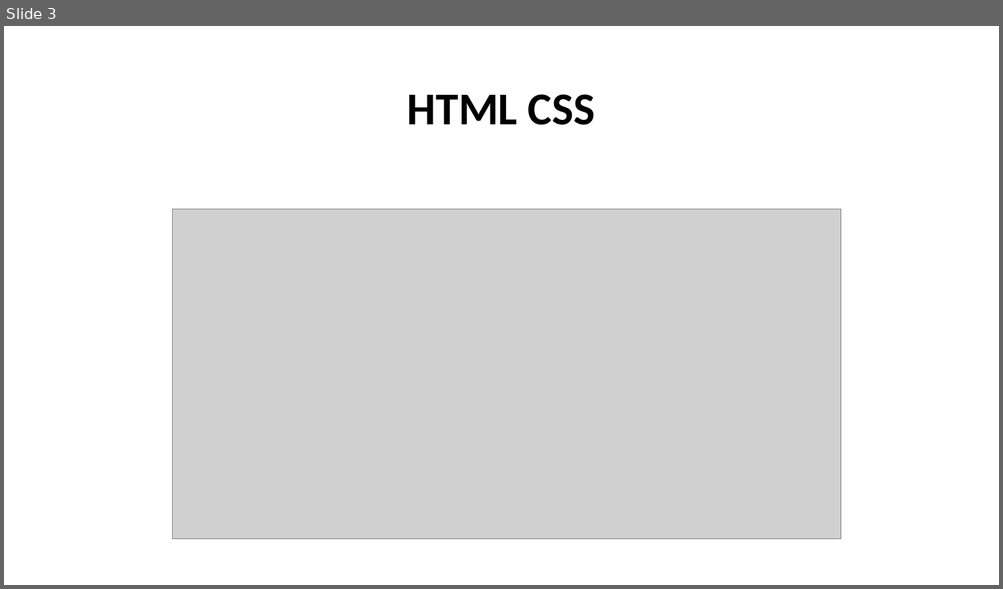
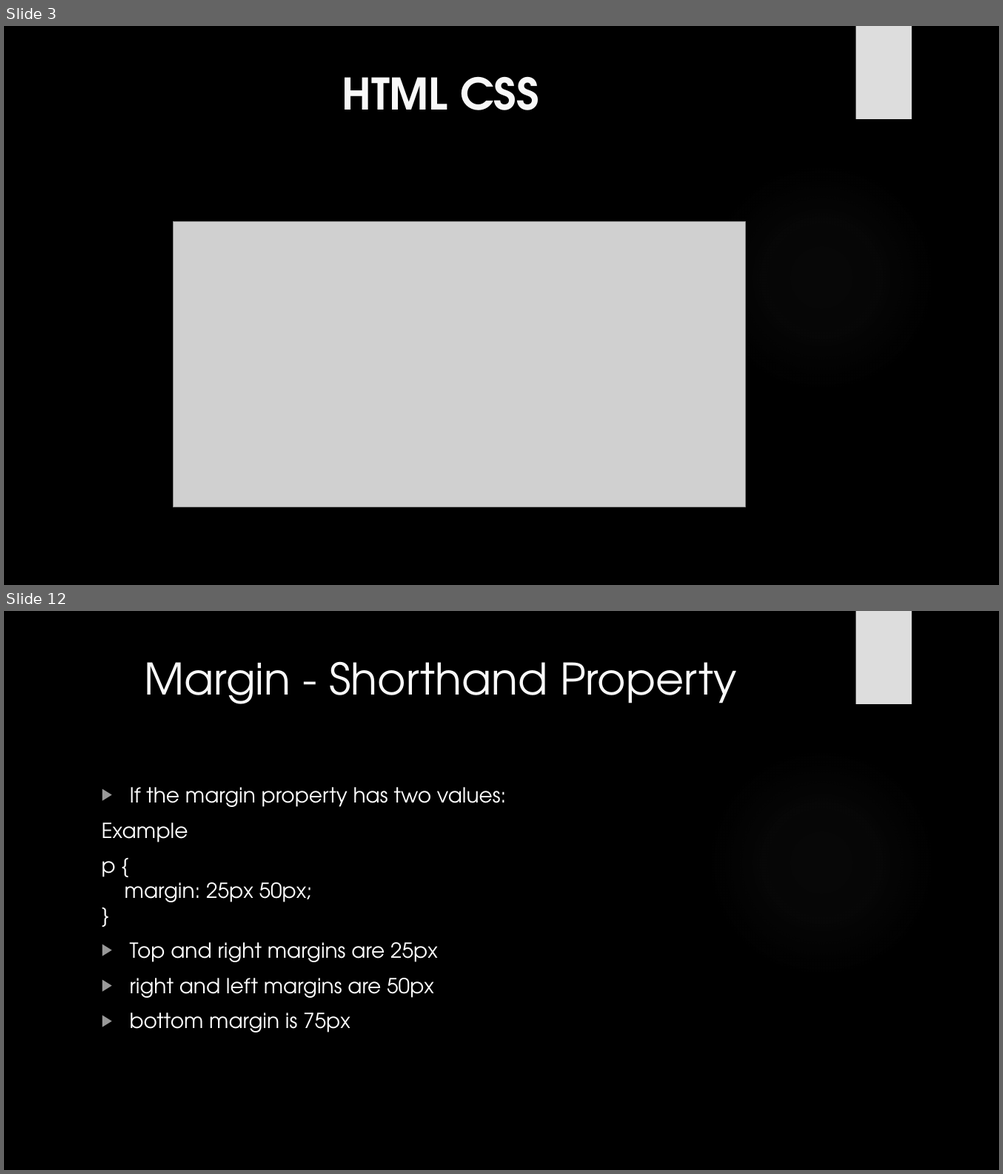
Before and after one commit to lytes20/Andela-LevelUp, a slide deck: CSS LevelUp.pptx. Shown one above the other, each under a label of ours: slide 3 before the commit, slides 3 and 12 after it; the slides between them are not shown. The pictures are 1003x589 and 1003x1174 pixels, drawn with LibreOffice and Linux fonts; fonts in the diff are those of the drawing; grey boxes stand for pictures; background and template pictures are left out. Boxes give left, top, right and bottom in pixels: in the first picture for what was removed or moved away, otherwise in the second. Text is boxed around its words. In the diff, an @@ line names an element or a change of style, - is before the commit and + after.

```diff
--- a/CSS LevelUp.pptx
+++ b/CSS LevelUp.pptx
@@ slide 12 added at [4, 611, 999, 1170], background picture (left out); not listed: 2 template elements that a slide beside it also shows @@
@@ title added at [145, 661, 736, 704], 42 pt, text #F8F8F8 @@
+Margin - Shorthand Property
@@ text added at [102, 787, 506, 1033], 20 pt, text #FFFFFF @@
+▶ If the margin property has two values:
+Example
+p {
+margin: 25px 50px;
+}
+▶ Top and right margins are 25px
+▶ right and left margins are 50px
+▶ bottom margin is 75px
@@ slide 3 changed as well @@
@@ background #FFFFFF to picture (left out) @@
@@ rectangle added at [855, 26, 911, 119], fill #DDDDDD @@
@@ title "HTML CSS": place and size @@
-title "HTML CSS" at [407, 94, 595, 125]
+title "HTML CSS" at [341, 76, 539, 110]
@@ title "HTML CSS" at [341, 76, 539, 110]: size 44 to 42 pt, font Calibri to TeX Gyre Adventor, text colour #000000 to #F8F8F8; line spacing 0.9 to 1; vertical alignment middle to top @@
@@ ellipse added at [706, 163, 936, 392], fill gradient #666666 @@
@@ picture: place and size @@
-picture at [173, 210, 841, 540]
+picture at [173, 221, 745, 507]
```
Also in this commit, not shown: 2 other slides changed, 11 other slides added, 6 other files.
